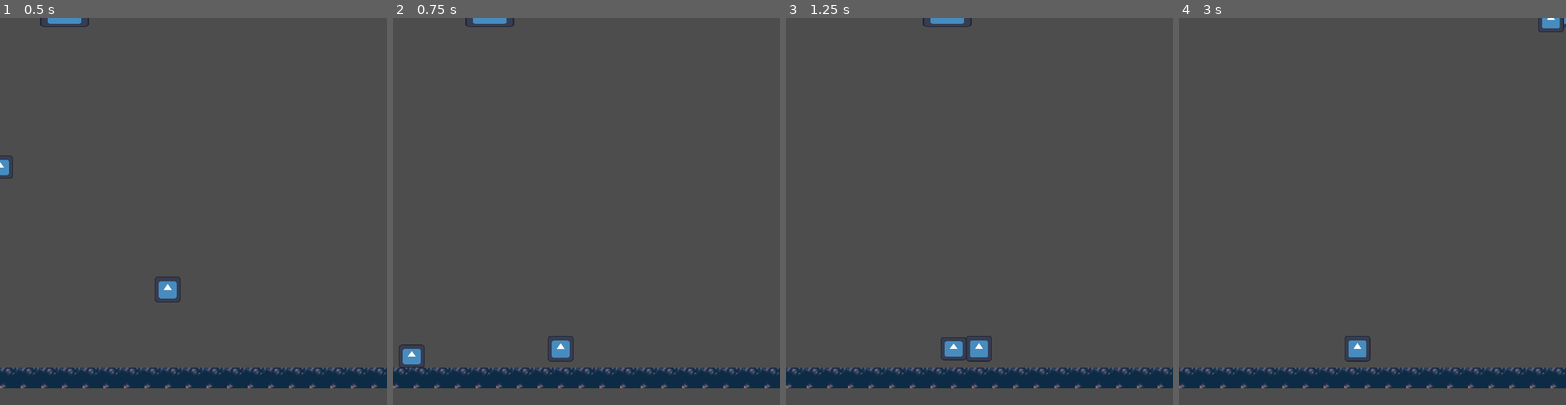
Above: before the commit, frames 1-4 (left to right).
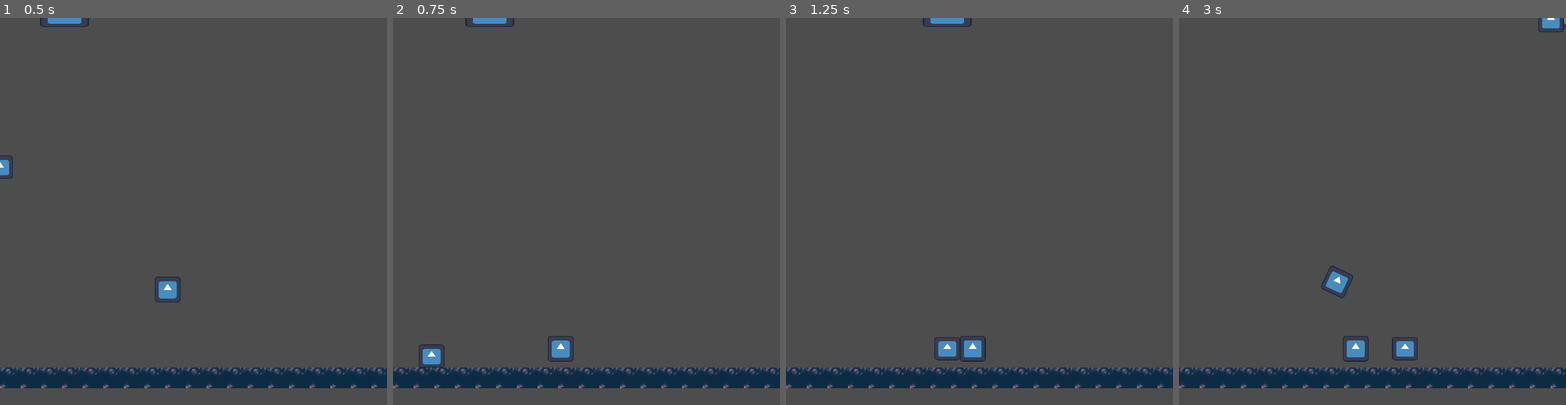
Above: after the commit, the same moments.

Repository: Fantasu/scale_game
Game: Godot game, scene res://maps/main.tscn
Same seed, same stepped clock (60 frames per second), same inputs: the game is played once before the commit and once after it. The engine's default icon, where the game draws it, is replaced by a stand-in: a white triangle on a blue panel in a dark square.
Inputs:
- Up to frame 1 (0.5 s): no input
- Up to frame 2 (0.75 s): tap Enter (ui_accept) at 0.5 s; hold Right (ui_right) from 0.53 s (still down); hold Space (jump) from 0.53 s (still down)
- Up to frame 3 (1.25 s): keep holding Right (ui_right); keep holding Space (jump)
- Up to frame 4 (3 s): release Space (jump) at 1.28 s; tap X (create) at 1.35, 2.85 s; tap Space (jump) at 1.52, 1.55, 1.82 s; release Right (ui_right) at 2.03 s; hold Left (ui_left) 2.03-2.78 s; hold Space (jump) 2.03-2.78 s; hold Right (ui_right) from 2.78 s (still down)

Frame 1 is identical in both runs. In frame 2, 0.5% of the frame differs, in the area x 1-14%, y 84-91%; in frame 3, 0.4%; in frame 4, 0.6%, in the area x 36-62%, y 64-89%.

Commit message:
new player movement

Diff:
--- a/Tetrisfakeplataformer/player/player_test.gd
+++ b/Tetrisfakeplataformer/player/player_test.gd
@@ -1,4 +1,9 @@
 extends RigidBody2D
+
+@export var accel: float = 30.0
+@export var turn_accel: float = 60.0
+@export var max_velocity: float = 200.0
+@export var jump_velocity: float = 300.0
 
 
 # Called when the node enters the scene tree for the first time.
@@ -13,15 +18,19 @@
 
 func _physics_process(delta):
 
-	if sign(linear_velocity.x) == sign(get_direction().x):
-		self.apply_central_impulse(Vector2(get_direction().x * 10, 0))
+	if (sign(linear_velocity.x) == sign(get_direction().x)):
+		linear_velocity.x += get_direction().x * accel
 	elif not(sign(linear_velocity.x) == sign(get_direction().x)):
-		self.apply_central_impulse(Vector2(get_direction().x * 30, 0))
+		linear_velocity.x += get_direction().x * turn_accel
 
+	if sign(get_direction().x) == 0:
+		linear_velocity.x = max(abs(linear_velocity.x) - 60, 0) * sign(linear_velocity.x)
 	if Input.is_action_just_pressed("jump") and is_on_floor():
-		self.apply_central_impulse(Vector2(0, -300))
+		linear_velocity.y = -jump_velocity
 
+	linear_velocity.x = clamp(linear_velocity.x, -max_velocity, max_velocity)
 
+	print(linear_velocity.x)
 
 
 func get_direction():
--- a/Tetrisfakeplataformer/player/player_test.tscn
+++ b/Tetrisfakeplataformer/player/player_test.tscn
@@ -9,6 +9,7 @@
 [sub_resource type="CircleShape2D" id="CircleShape2D_mwjlg"]
 
 [node name="PlayerTest" type="RigidBody2D"]
+mass = 13.87
 physics_material_override = SubResource("PhysicsMaterial_b7mpx")
 lock_rotation = true
 script = ExtResource("1_8nx8k")
